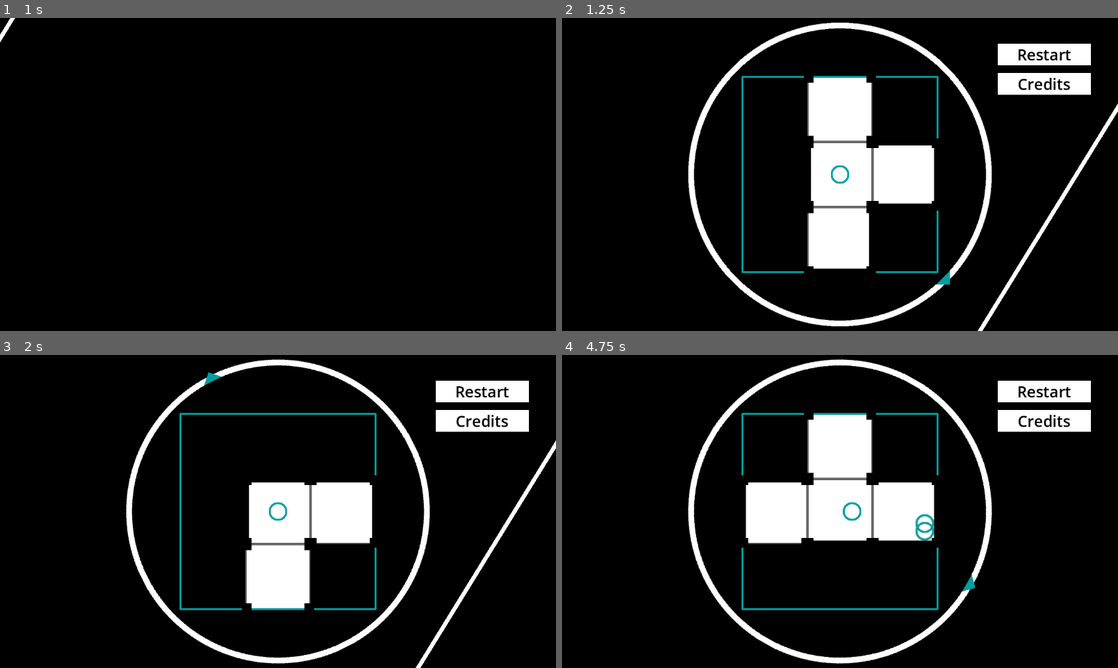
Above: before the commit, frames 1-4 (two rows, left to right).
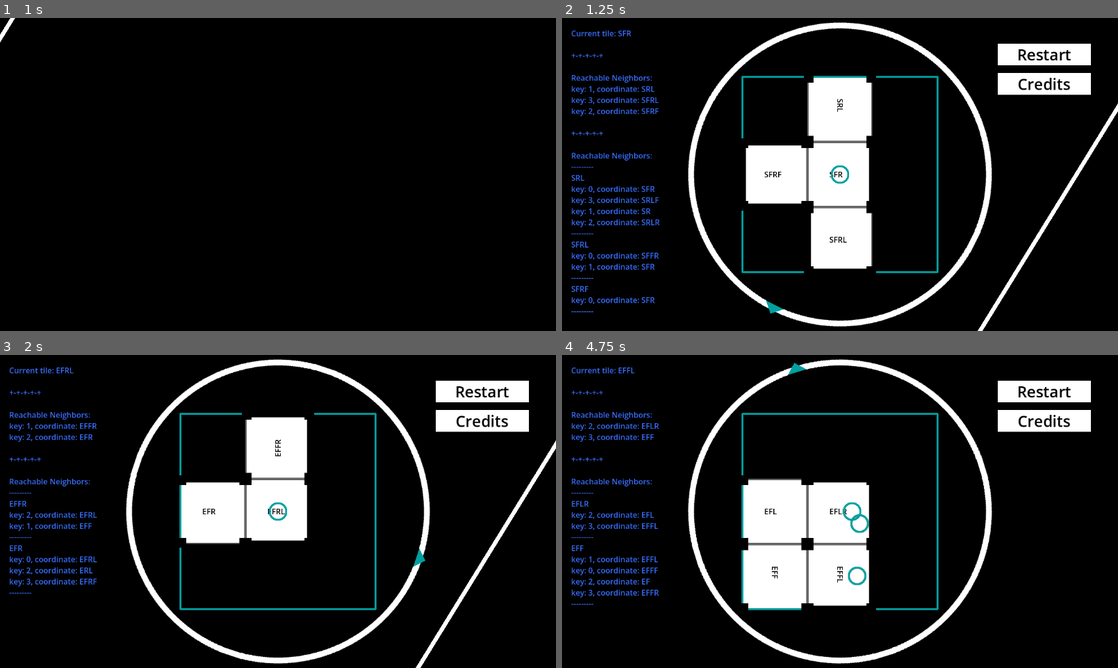
Above: after the commit, the same moments.

Repository: entityJY/hyperedi
Game: Godot game, scene res://ui/start_game.tscn
Two runs of this game, one before a commit and one after it. Both use one fixed random seed, a clock stepped at 60 frames per second and the inputs below. Sound files missing from this copy of the repository are replaced by a short silence.
Inputs:
- Up to frame 1 (1 s): click "Start Game" at 0.5 s
- Up to frame 2 (1.25 s): no input
- Up to frame 3 (2 s): click "Restart" at 1.25 s
- Up to frame 4 (4.75 s): click "Restart" at 2 s; click "Restart" at 2.75 s; hold D (right) 3.53-4.28 s; tap Space (place) at 3.6, 4.35 s; hold S (down) from 4.28 s (still down)

Frame 1 is identical in both runs. In frame 2, 7.7% of the frame differs, in the area x 1-78%, y 1-99%; in frame 3, 12%; in frame 4, 12%.

Commit message:
feat: fix plane generation for depth of 3

Diff:
--- a/hyperplane_data_structs/hyperplane.gd
+++ b/hyperplane_data_structs/hyperplane.gd
@@ -50,8 +50,20 @@
 
 		# add right neighbor
 		if cell.coordinates[-1] == Steps.R:
-			var new_coord = cell.coordinates.slice(0, -2)
-			new_coord += [turn_direction_right(cell.coordinates[-2]), Steps.L]
+			var new_coord = cell.coordinates.slice(0, -1)
+			var rf_count = 0
+			while new_coord.slice(-2) == [Steps.R, Steps.F]:
+				new_coord = new_coord.slice(0, -2)
+				rf_count += 1
+			new_coord[-1] = turn_direction_right(new_coord[-1])
+			new_coord.append(Steps.L)
+
+			var added_rf: Array[Steps] = []
+			added_rf.resize(rf_count)
+			added_rf.fill(Steps.F)
+
+			new_coord += added_rf
+
 			cell.neighbors[wrapi(3+cell_rotation, 0, 4)] = cell_hashmap[new_coord]
 		elif len(cell.coordinates) <= depth:
 			cell.neighbors[wrapi(3+cell_rotation, 0, 4)] = cell_hashmap[cell.coordinates + [Steps.R]]
@@ -66,6 +78,11 @@
 		if cell.coordinates[-1] == Steps.L:
 			var new_coord = cell.coordinates.slice(0, -2)
 			new_coord += [turn_direction_left(cell.coordinates[-2]), Steps.R]
+			cell.neighbors[wrapi(1+cell_rotation, 0, 4)] = cell_hashmap[new_coord]
+		elif cell.coordinates.slice(-2) == [Steps.L, Steps.F] and len(cell.coordinates) <= depth:
+			var new_coord = cell.coordinates.slice(0, -2)
+			new_coord[-1] = turn_direction_left(new_coord[-1])
+			new_coord += [Steps.R, Steps.F, Steps.R]
 			cell.neighbors[wrapi(1+cell_rotation, 0, 4)] = cell_hashmap[new_coord]
 		elif len(cell.coordinates) <= depth:
 			cell.neighbors[wrapi(1+cell_rotation, 0, 4)] = cell_hashmap[cell.coordinates + [Steps.L]]
--- a/hyperplane_data_structs/hyperplane_node.gd
+++ b/hyperplane_data_structs/hyperplane_node.gd
@@ -30,7 +30,11 @@
 	return final_str
 
 func get_coordinates_nice() -> String:
+	return coordinates_to_string(coordinates)
+
+static func coordinates_to_string(array: Array) -> String:
+	array = array as Array[HyperPlane.Steps]
 	var final_str: String = ""
-	for dir in coordinates:
+	for dir in array:
 		final_str += HyperPlane.Steps.find_key(dir)
 	return final_str
--- a/hyperplane_dungeon/dungeon.tscn
+++ b/hyperplane_dungeon/dungeon.tscn
@@ -38,6 +38,7 @@
 debug_label = NodePath("Label")
 compass = NodePath("Compass")
 game_complete_text = NodePath("GameComplete")
+depth = 3
 
 [node name="Camera2D" type="Camera2D" parent="." unique_id=1442836835]
 
@@ -102,7 +103,6 @@
 polygon = PackedVector2Array(-203, -200, 203, -200, 203, -204, -203, -204)
 
 [node name="Label" type="RichTextLabel" parent="." unique_id=2061166878]
-visible = false
 modulate = Color(0.2251136, 0.43772528, 1, 1)
 z_index = 1
 custom_maximum_size = Vector2(300, 900)
--- a/hyperplane_dungeon/tile.tscn
+++ b/hyperplane_dungeon/tile.tscn
@@ -136,7 +136,6 @@
 texture = SubResource("CanvasTexture_kwjmu")
 
 [node name="Label" type="Label" parent="." unique_id=1210329761]
-visible = false
 modulate = Color(0, 0, 0, 1)
 offset_left = -22.0
 offset_top = -12.0
